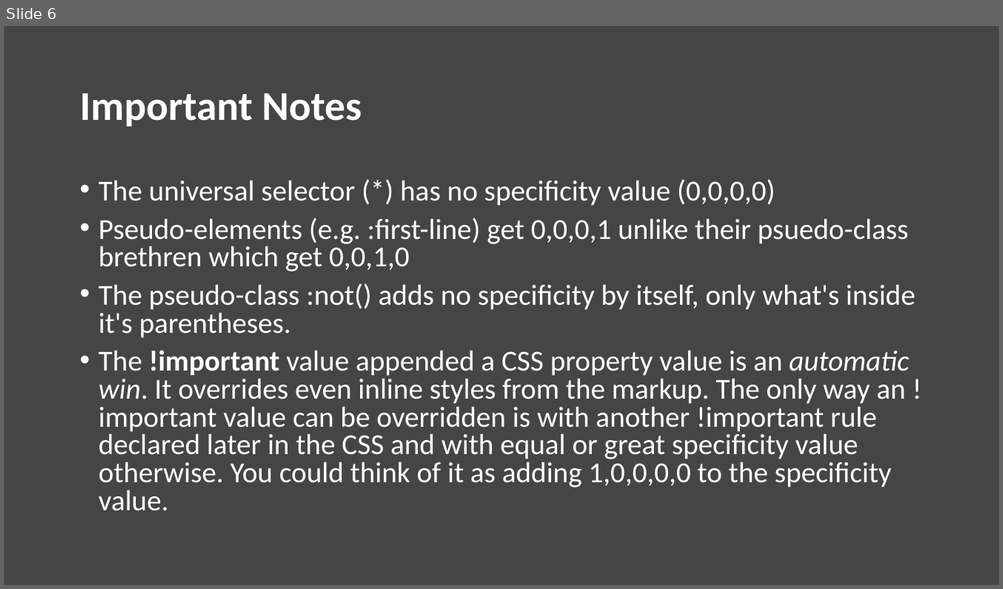
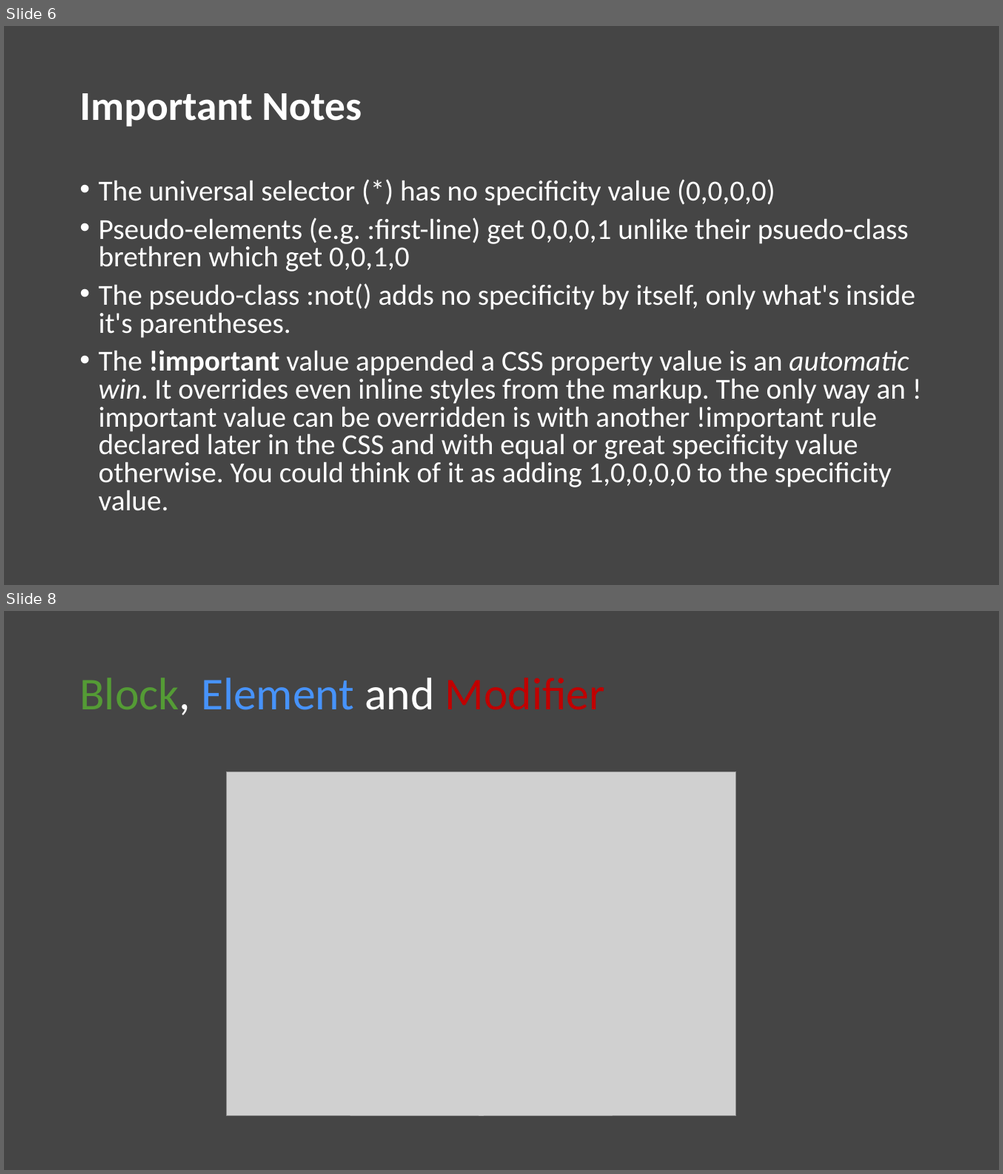
Before and after one commit to Abdelrahman3D/Baianat-training, a slide deck: session__04/Intermediate/session__04.pptx. Shown one above the other, each under a label of ours: slide 6 before the commit, slides 6 and 8 after it; the slides between them are not shown. The pictures are 1003x589 and 1003x1174 pixels, drawn with LibreOffice and Linux fonts; fonts in the diff are those of the drawing; grey boxes stand for pictures. Boxes give left, top, right and bottom in pixels: in the first picture for what was removed or moved away, otherwise in the second. Text is boxed around its words. In the diff, an @@ line names an element or a change of style, - is before the commit and + after.

```diff
--- a/session__04/Intermediate/session__04.pptx
+++ b/session__04/Intermediate/session__04.pptx
@@ slide 8 added at <box>4,611,999,1170</box>, background #454545 @@
@@ title added at <box>79,678,605,715</box>, 44 pt, text #C00000 @@
+Block, Element and Modifier
@@ picture added at <box>226,772,736,1117</box> @@
```
Also in this commit, not shown: 2 other slides added, 1 other file.
